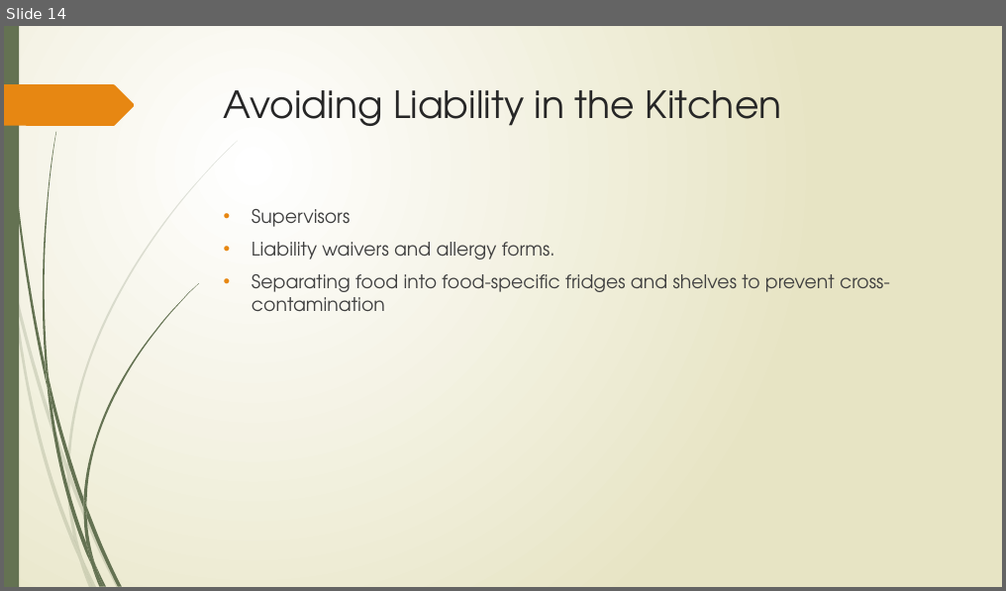
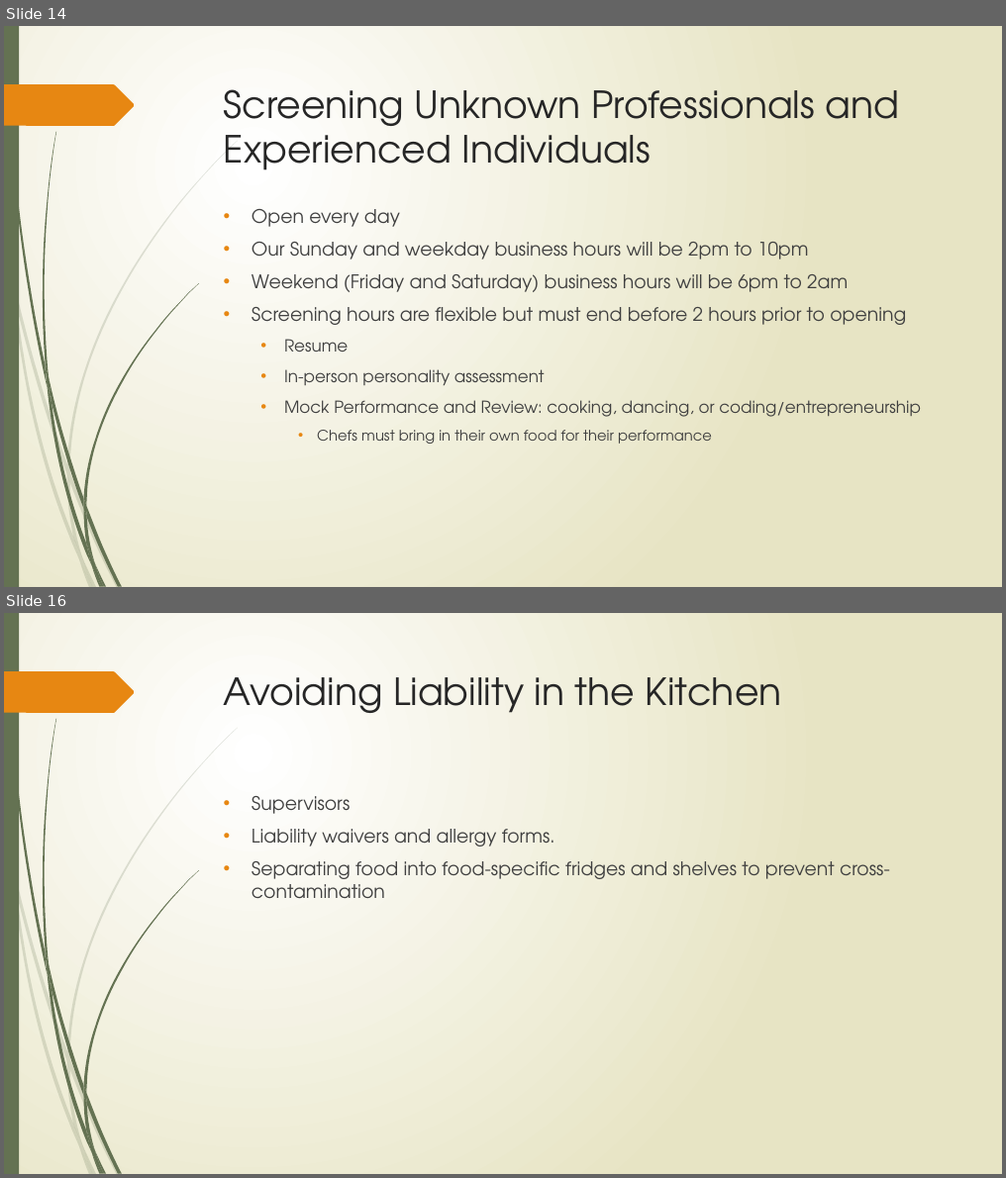
Before and after one commit to tieje/dogen, a slide deck: Presentation/SocialHub_FrancisT_06_23_2020.pptx. Shown one above the other, each under a label of ours: slide 14 before the commit, slides 14 and 16 after it; the slides between them are not shown. The pictures are 1006x591 and 1006x1178 pixels, drawn with LibreOffice and Linux fonts; fonts in the diff are those of the drawing. Boxes give left, top, right and bottom in pixels: in the first picture for what was removed or moved away, otherwise in the second. Text is boxed around its words. In the diff, an @@ line names an element or a change of style, - is before the commit and + after.

```diff
--- a/Presentation/SocialHub_FrancisT_06_23_2020.pptx
+++ b/Presentation/SocialHub_FrancisT_06_23_2020.pptx
@@ slide 14 added at (4, 26, 1002, 587), background gradient #FFFFFF to #E8E6C4; not listed: 24 template elements that a slide beside it also shows @@
@@ title added at (224, 89, 900, 171), 36 pt, text #262626 @@
+Screening Unknown Professionals and Experienced Individuals
@@ text added at (252, 209, 921, 444), 18 pt, text #404040 @@
+• Open every day
+• Our Sunday and weekday business hours will be 2pm to 10pm
+• Weekend (Friday and Saturday) business hours will be 6pm to 2am
+• Screening hours are flexible but must end before 2 hours prior to opening
+  • Resume
+  • In-person personality assessment
+  • Mock Performance and Review: cooking, dancing, or coding/entrepreneurship
+    • Chefs must bring in their own food for their performance
@@ what was slide 14 is now slide 16 @@
```
Also in this commit, not shown: 14 slides changed, 3 other slides added, 2 slides removed, 5 other files.
